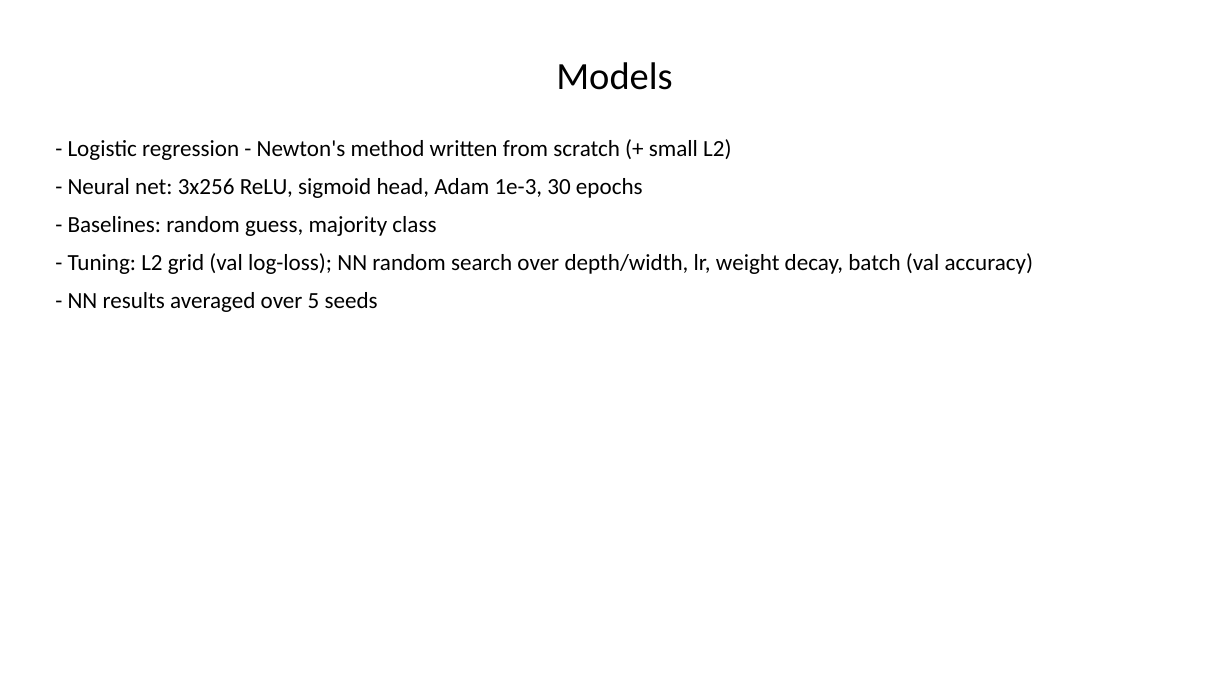
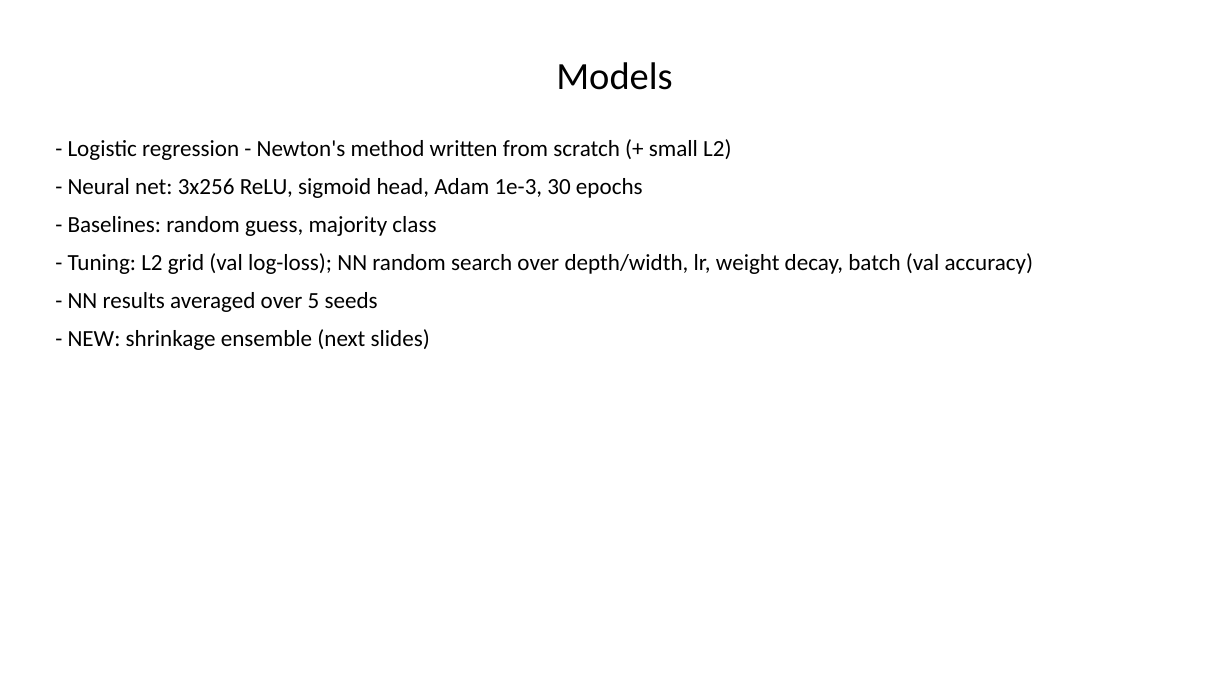
Before and after one commit to Prithvi-Aithal/wsb-market-prediction, a slide deck: slide 5 of docs/presentation.pptx. Drawn at 1232x693 pixels with LibreOffice and Linux fonts; fonts in the diff are those of the drawing. Boxes give left, top, right and bottom in pixels: in the first picture for what was removed or moved away, otherwise in the second. Text is boxed around its words. In the diff, an @@ line names an element or a change of style, - is before the commit and + after.

Commit message:
Add shrinkage ensemble model with forward-chaining CV tuning
New third model (models.ShrinkageEnsemble): soft vote of Newton logistic
regression, random forest, gradient boosting and Gaussian naive Bayes,
shrunk toward the training base rate (p = lam * p_vote + (1 - lam) * prior).
Count features are replaced by causal percentile ranks among the stock's
last 200 posts to remove the post-squeeze drift in engagement.

lam and the base learners' hyper-parameters are chosen by random search
over forward-chaining CV log-loss on train+val (tune_ensemble); the winner
is refit on train+val. Over 16 settings it matches or beats the majority
baseline in 11 (tuned report models: 6).

- run_experiments: ensemble metrics (accuracy, F1, log-loss, AUC), saved
  models, ensemble back-test and figures
- demo: prints ensemble probability; --quick tunes the ensemble live
- tests: 5 new tests for the ensemble and relative features
- docs, README, results and models regenerated

```diff
--- a/docs/presentation.pptx
+++ b/docs/presentation.pptx
@@ text at (x1=68, y1=329, x2=430, y2=350): paragraph added @@
+- NEW: shrinkage ensemble (next slides)
```
Also in this commit, not shown: 5 other slides changed, 3 slides added, 22 other files.
